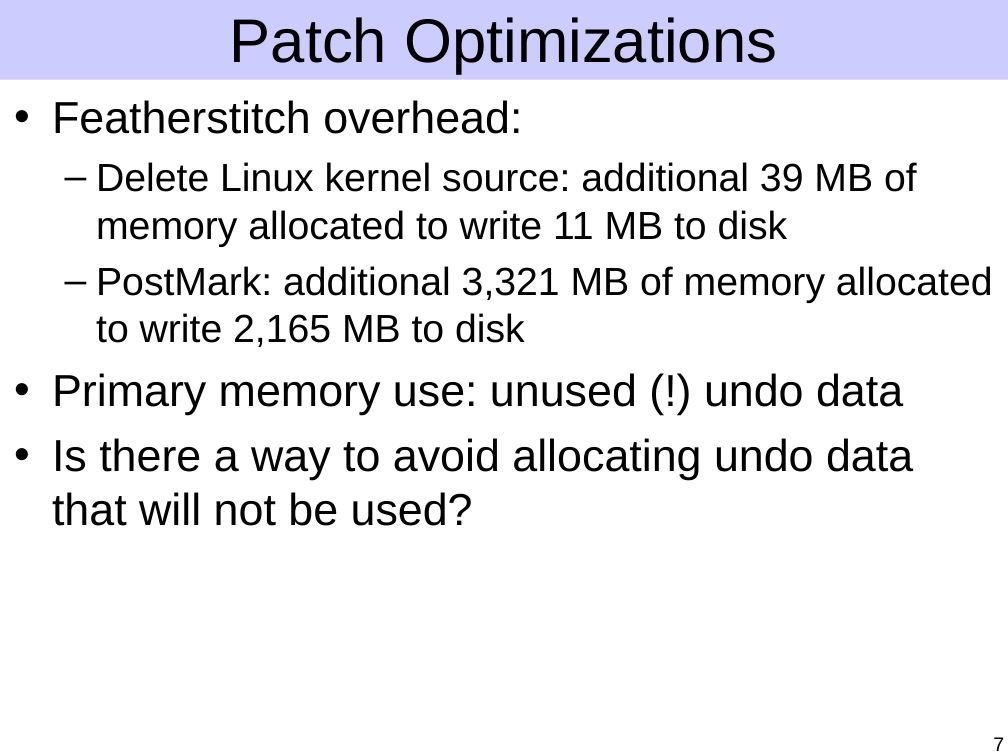
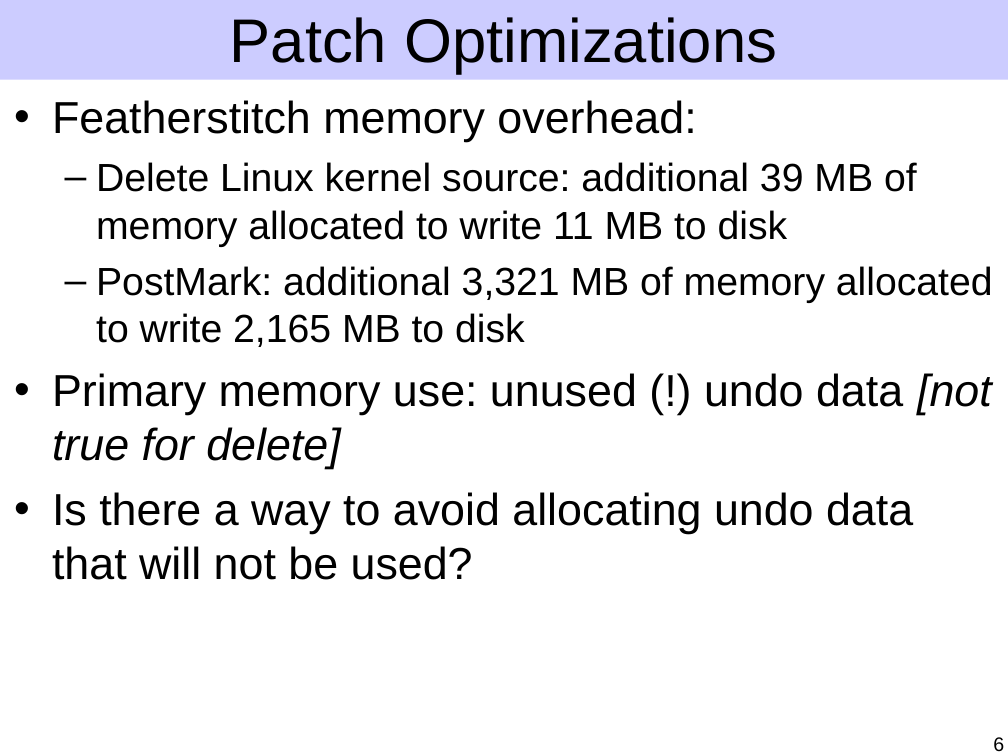
Before and after one commit to ucla-readable/fstitch-doc, a slide deck: slide 6 of sosp/pres.ppt (slide 7 before the commit). Drawn at 1008x756 pixels with LibreOffice and Linux fonts; fonts in the diff are those of the drawing. Boxes give left, top, right and bottom in pixels: in the first picture for what was removed or moved away, otherwise in the second. Text is boxed around its words. In the diff, an @@ line names an element or a change of style, - is before the commit and + after.

```diff
--- a/sosp/pres.ppt
+++ b/sosp/pres.ppt
@@ text at [52,100,696,142]: text changed @@
-• Featherstitch overhead:
+• Featherstitch memory overhead:
@@ text at [52,373,992,469]: text changed @@
-• Primary memory use: unused (!) undo data
+• Primary memory use: unused (!) undo data [not true for delete]
@@ page number at [993,737,1004,752]: text changed @@
-7
+6
```
Also in this commit, not shown: 4 other slides changed, 1 slide added, 3 slides removed.
